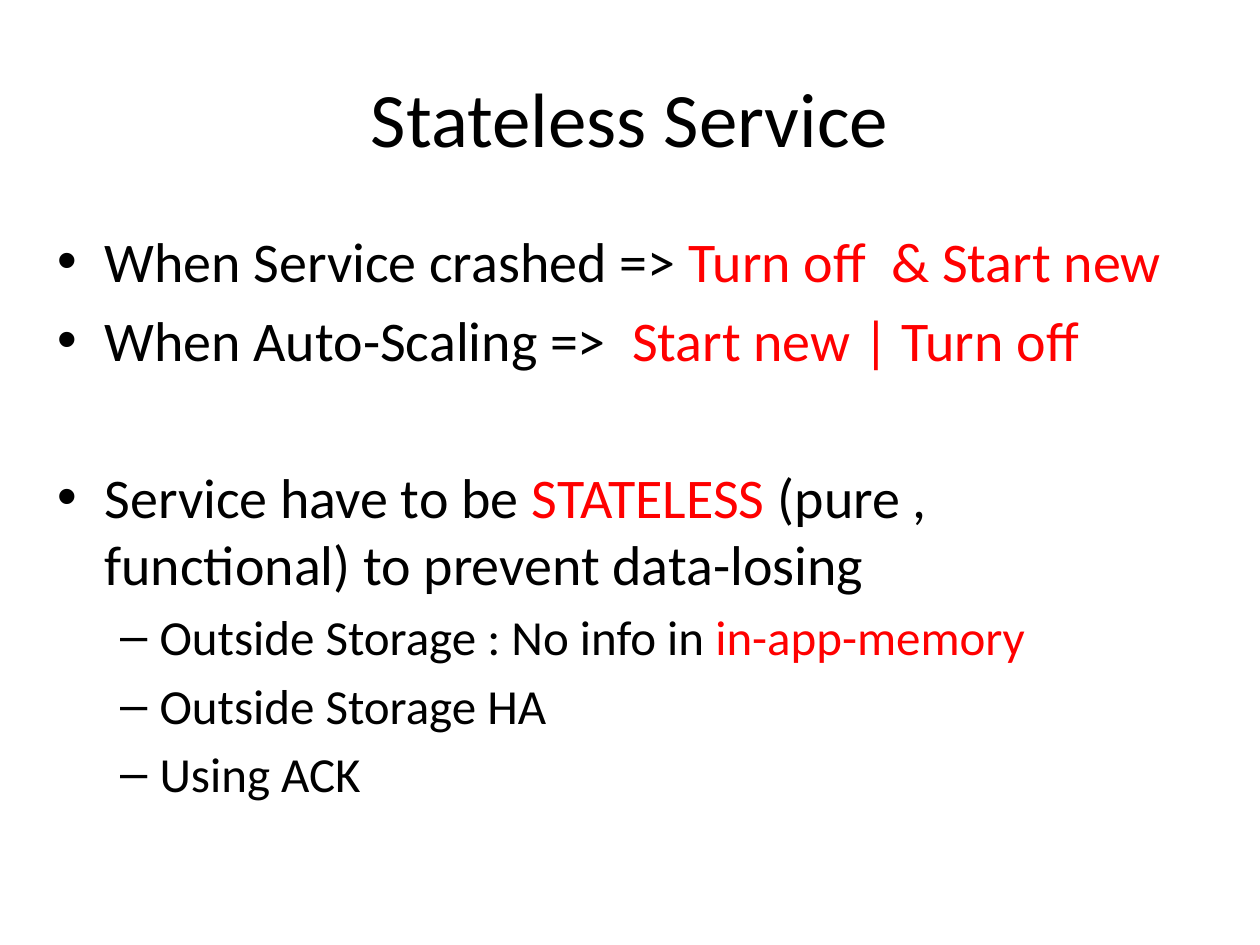
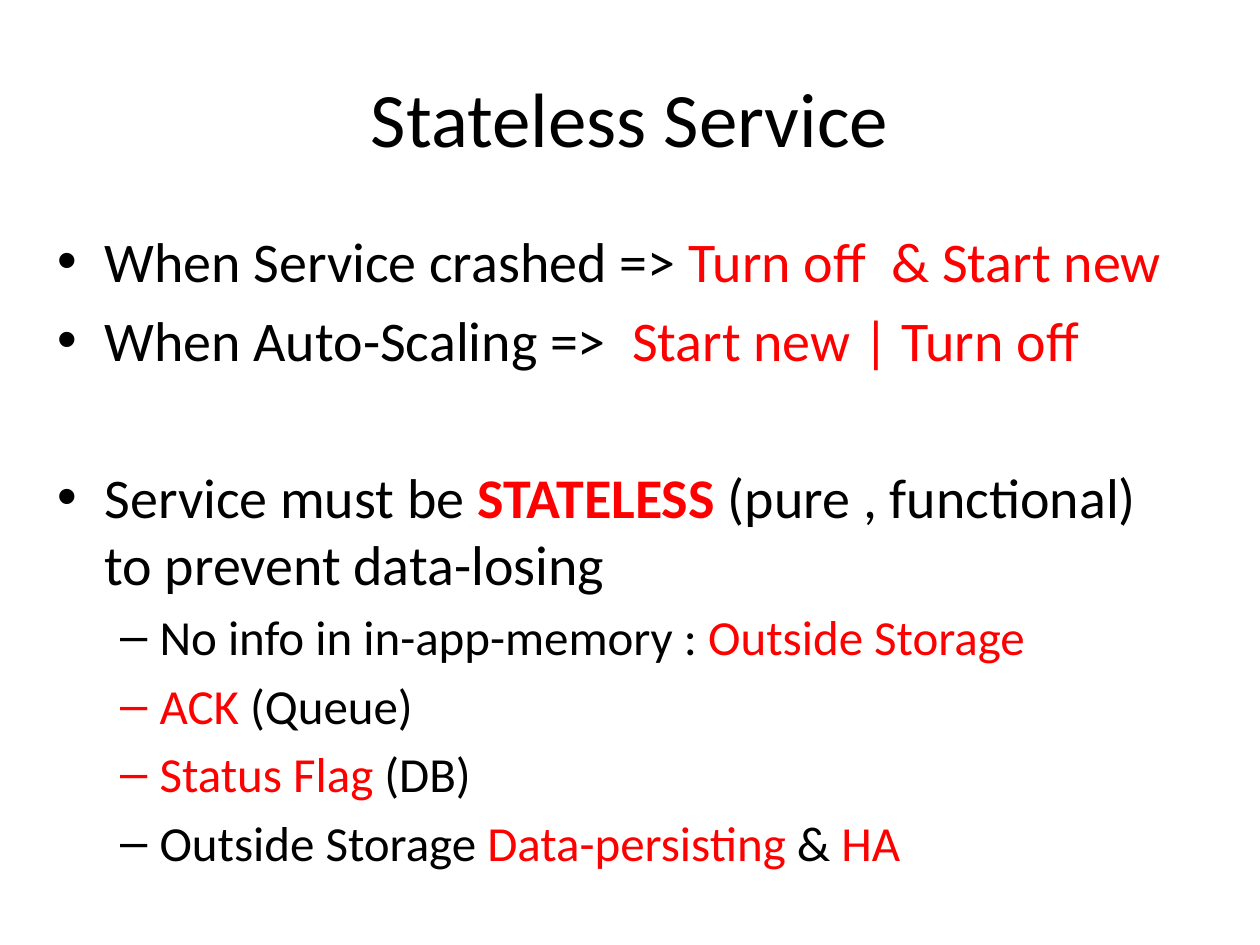
Before and after one commit to jimliu7434/microservice-sample, a slide deck: slide 10 of Microservice.pptx. Drawn at 1260x945 pixels with LibreOffice and Linux fonts; fonts in the diff are those of the drawing. Boxes give left, top, right and bottom in pixels: in the first picture for what was removed or moved away, otherwise in the second. Text is boxed around its words. In the diff, an @@ line names an element or a change of style, - is before the commit and + after.

Commit message:
update pptx

```diff
--- a/Microservice.pptx
+++ b/Microservice.pptx
@@ text at (104, 477, 1136, 870): text changed; size 32 to 28 pt @@
-• Service have to be STATELESS (pure , functional) to prevent data-losing
-  – Outside Storage : No info in in-app-memory
-  – Outside Storage HA
-  – Using ACK
+• Service must be STATELESS (pure , functional) to prevent data-losing
+  – No info in in-app-memory : Outside Storage
+  – ACK (Queue)
+  – Status Flag (DB)
+  – Outside Storage Data-persisting & HA
```
Also in this commit, not shown: 8 other slides changed, 3 slides added.
